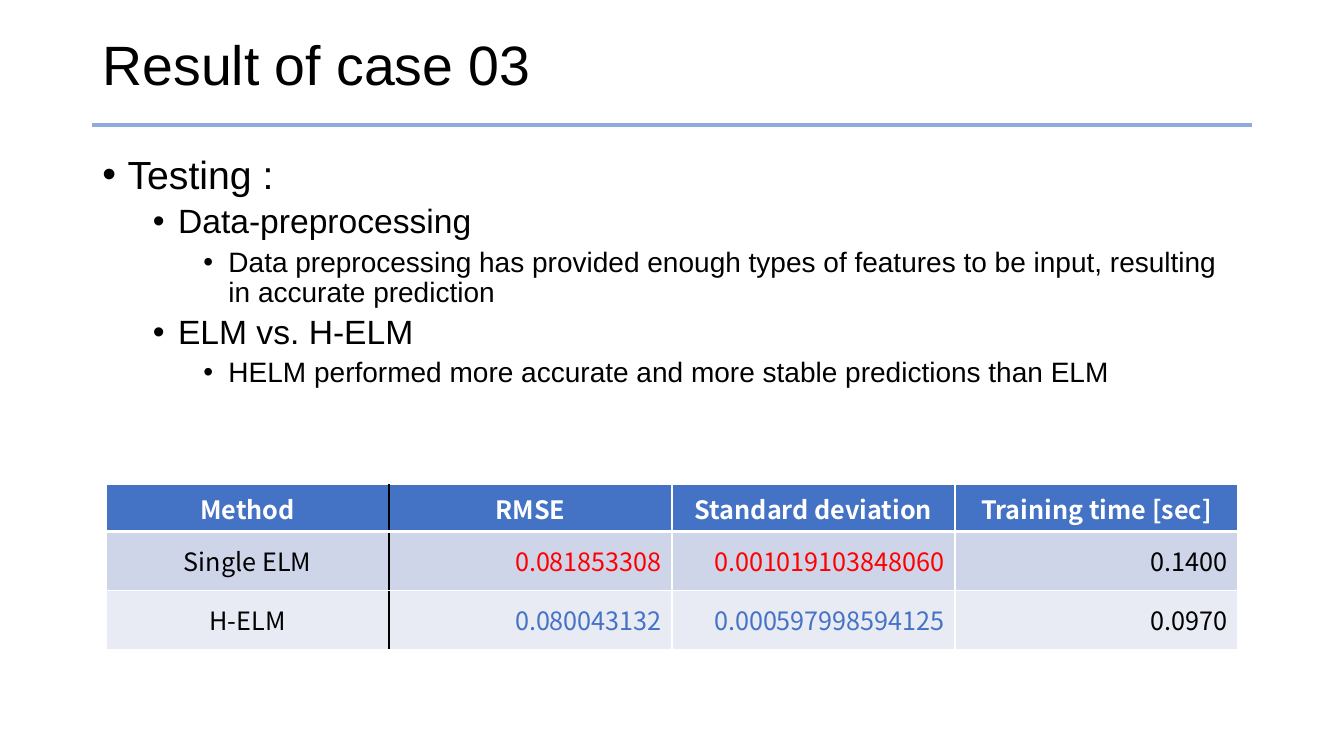
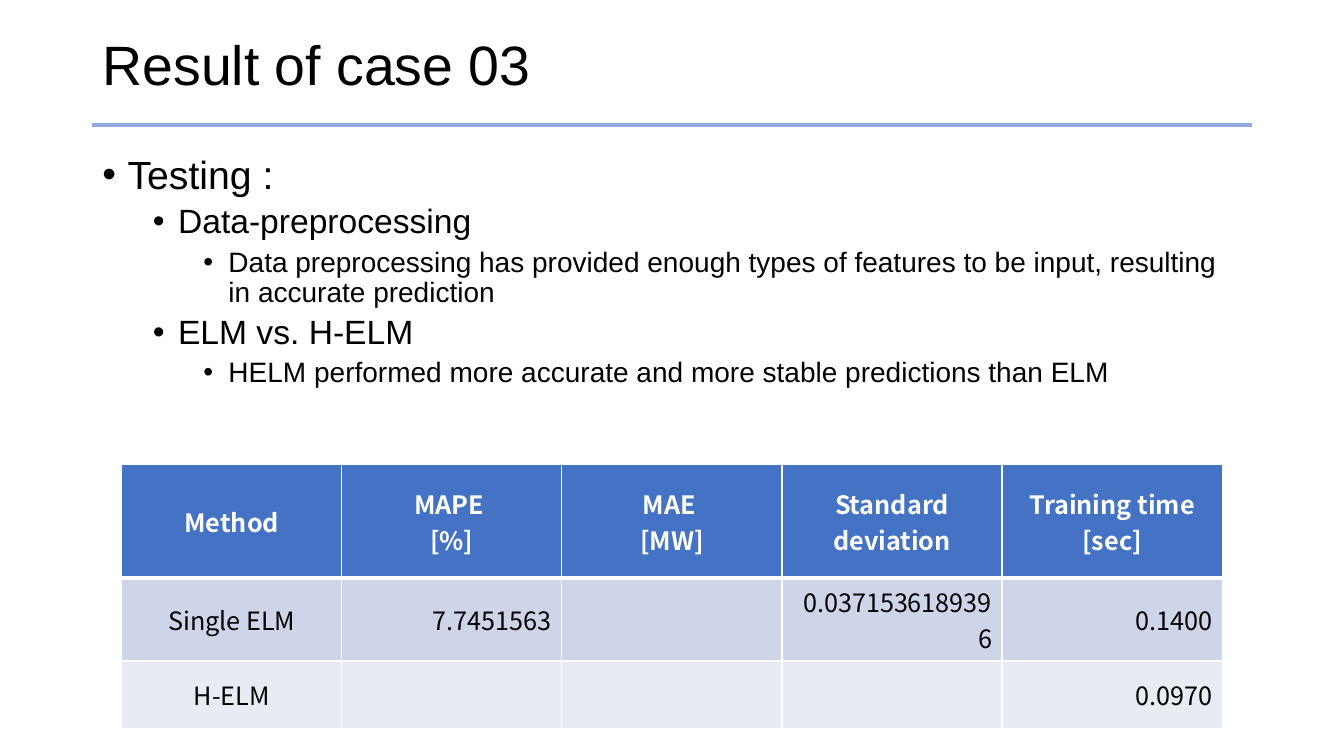
Before and after one commit to jhyun0919/STLF_of_Australian_NEM_by_H-ELM, a slide deck: slide 31 of ppt_slides/prepare_ELM2017_26MAY2017.pptx. Drawn at 1344x756 pixels with LibreOffice and Linux fonts; fonts in the diff are those of the drawing. Boxes give left, top, right and bottom in pixels: in the first picture for what was removed or moved away, otherwise in the second. Text is boxed around its words. In the diff, an @@ line names an element or a change of style, - is before the commit and + after.

```diff
--- a/ppt_slides/prepare_ELM2017_26MAY2017.pptx
+++ b/ppt_slides/prepare_ELM2017_26MAY2017.pptx
@@ table at (x1=122, y1=465, x2=1221, y2=712) @@
-column 2: RMSE | 0.081853308 | 0.080043132
-column 3: Standard deviation | 0.001019103848060 | 0.000597998594125
+column 2: MAPE / [%] | 7.7451563 | 
+column 3: MAE / [MW] |  | 
+column 4: Standard deviation | 0.0371536189396 | 
@@ table resized from (x1=106, y1=485, x2=1239, y2=647) to (x1=122, y1=465, x2=1221, y2=712) @@
```
Also in this commit, not shown: 8 other slides changed, 19 other files.
